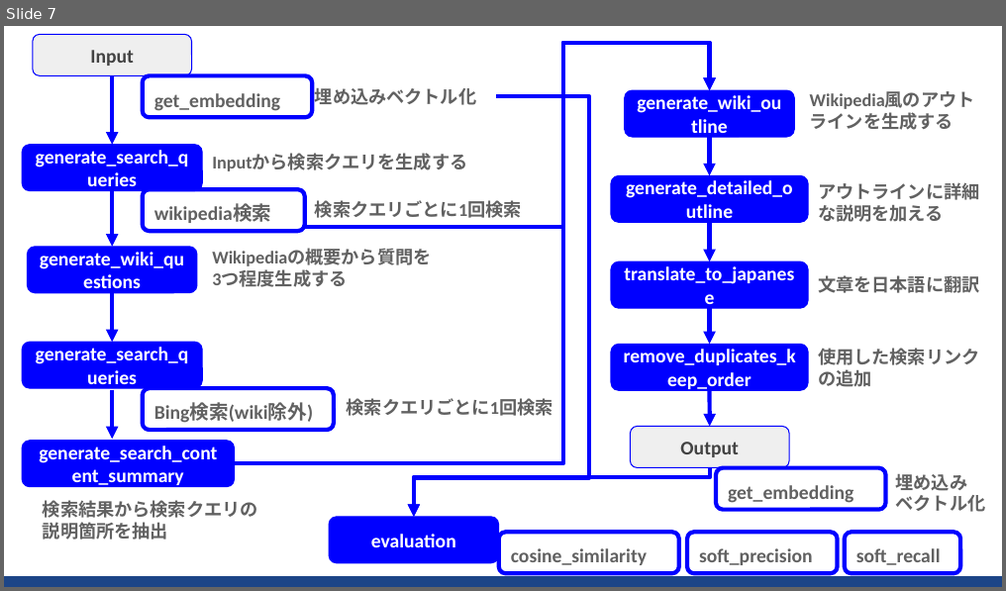
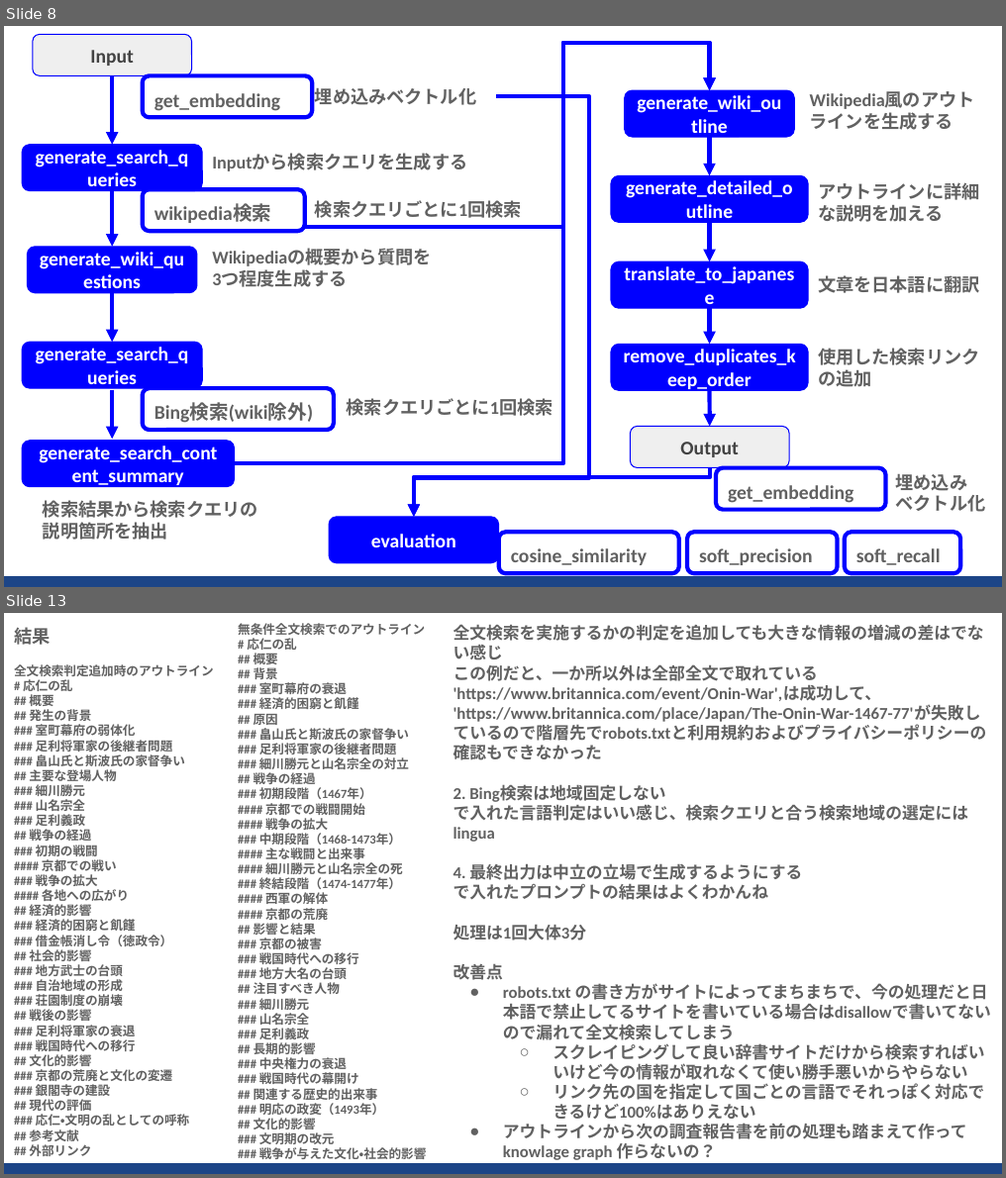
Before and after one commit to sekihan02/WikiLikeSearchLLMAgent, a slide deck: WikiLikeSearchLLMAgent.pptx. Shown one above the other, each under a label of ours: slide 7 before the commit, slides 8 and 13 after it; the slides between them are not shown. The pictures are 1006x591 and 1006x1178 pixels, drawn with LibreOffice and Linux fonts; fonts in the diff are those of the drawing. Boxes give left, top, right and bottom in pixels: in the first picture for what was removed or moved away, otherwise in the second. Text is boxed around its words. In the diff, an @@ line names an element or a change of style, - is before the commit and + after.

```diff
--- a/WikiLikeSearchLLMAgent.pptx
+++ b/WikiLikeSearchLLMAgent.pptx
@@ slide 13 added at (4,613,1002,1174), background #FFFFFF; not listed: 1 template element that a slide beside it also shows @@
@@ text added at (14,627,214,1157), 9 pt, text #616161, bold @@
+結果
+全文検索判定追加時のアウトライン
+# 応仁の乱
+## 概要
+## 発生の背景
+### 室町幕府の弱体化
+### 足利将軍家の後継者問題
+### 畠山氏と斯波氏の家督争い
+## 主要な登場人物
+### 細川勝元
+### 山名宗全
+### 足利義政
+## 戦争の経過
+### 初期の戦闘
+#### 京都での戦い
+### 戦争の拡大
+#### 各地への広がり
+## 経済的影響
+### 経済的困窮と飢饉
+### 借金帳消し令（徳政令）
+## 社会的影響
+### 地方武士の台頭
+### 自治地域の形成
+### 荘園制度の崩壊
+## 戦後の影響
+### 足利将軍家の衰退
+### 戦国時代への移行
+## 文化的影響
+### 京都の荒廃と文化の変遷
+### 銀閣寺の建設
+## 現代の評価
+### 応仁・文明の乱としての呼称
+## 参考文献
+## 外部リンク
@@ text added at (238,623,427,1159), 9 pt, text #616161, bold @@
+無条件全文検索でのアウトライン
+# 応仁の乱
+## 概要
+## 背景
+### 室町幕府の衰退
+### 経済的困窮と飢饉
+## 原因
+### 畠山氏と斯波氏の家督争い
+### 足利将軍家の後継者問題
+### 細川勝元と山名宗全の対立
+## 戦争の経過
+### 初期段階（1467年）
+#### 京都での戦闘開始
+#### 戦争の拡大
+### 中期段階（1468-1473年）
+#### 主な戦闘と出来事
+#### 細川勝元と山名宗全の死
+### 終結段階（1474-1477年）
+#### 西軍の解体
+#### 京都の荒廃
+## 影響と結果
+### 京都の被害
+### 戦国時代への移行
+### 地方大名の台頭
+## 注目すべき人物
+### 細川勝元
+### 山名宗全
+### 足利義政
+## 長期的影響
+### 中央権力の衰退
+### 戦国時代の幕開け
+## 関連する歴史的出来事
+### 明応の政変（1493年）
+## 文化的影響
+### 文明期の改元
+### 戦争が与えた文化・社会的影響
@@ text added at (453,624,991,1160), 12 pt, text #616161, bold @@
+全文検索を実施するかの判定を追加しても大きな情報の増減の差はでない感じ
+この例だと、一か所以外は全部全文で取れている
+'https://www.britannica.com/event/Onin-War',は成功して、
+'https://www.britannica.com/place/Japan/The-Onin-War-1467-77'が失敗しているので階層先でrobots.txtと利用規約およびプライバシーポリシーの確認もできなかった
+2. Bing検索は地域固定しない
+で入れた言語判定はいい感じ、検索クエリと合う検索地域の選定にはlingua
+4. 最終出力は中立の立場で生成するようにする
+で入れたプロンプトの結果はよくわかんね
+処理は1回大体3分
+改善点
+● robots.txt の書き方がサイトによってまちまちで、今の処理だと日本語で禁止してるサイトを書いている場合はdisallowで書いてないので漏れて全文検索してしまう
+  ○ スクレイピングして良い辞書サイトだけから検索すればいいけど今の情報が取れなくて使い勝手悪いからやらない
+  ○ リンク先の国を指定して国ごとの言語でそれっぽく対応できるけど100%はありえない
+● アウトラインから次の調査報告書を前の処理も踏まえて作ってknowlage graph 作らないの？
@@ what was slide 7 is now slide 8 @@
```
Also in this commit, not shown: 3 slides changed, 3 other slides added, 1 slide removed, 5 other files.
